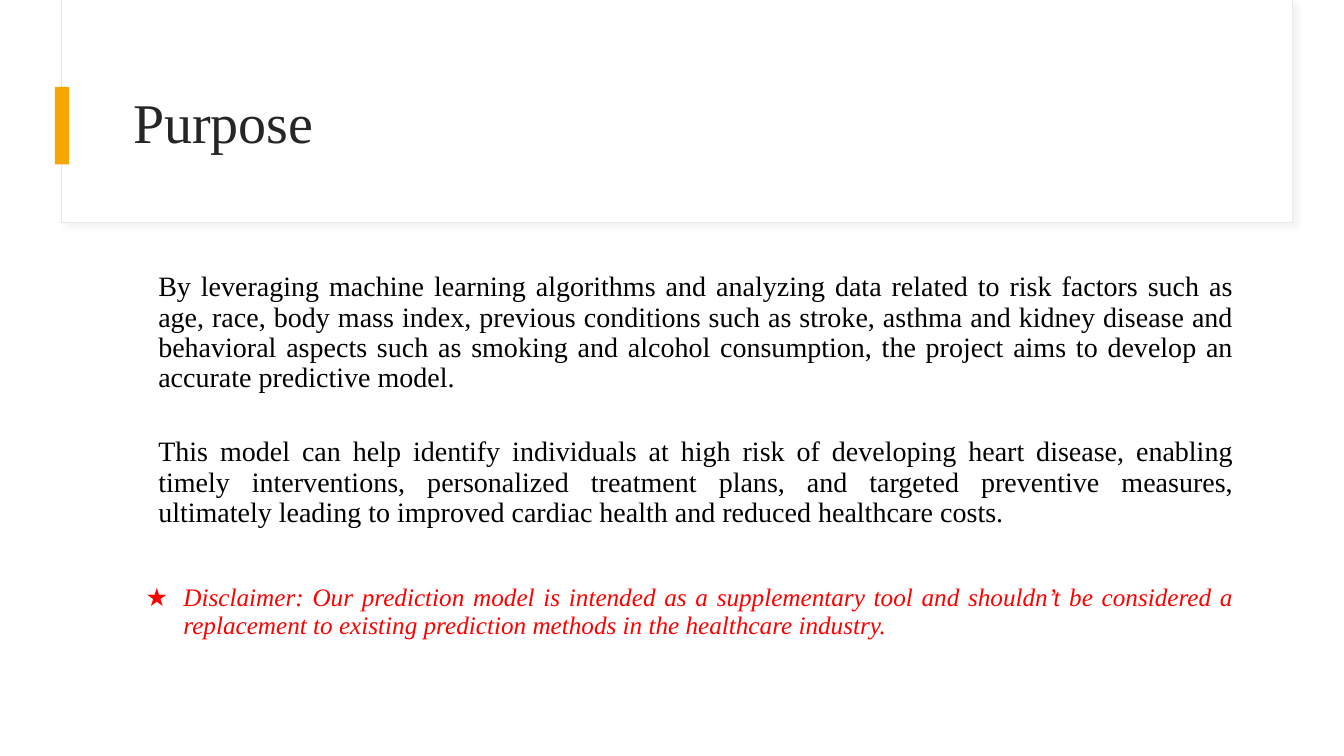
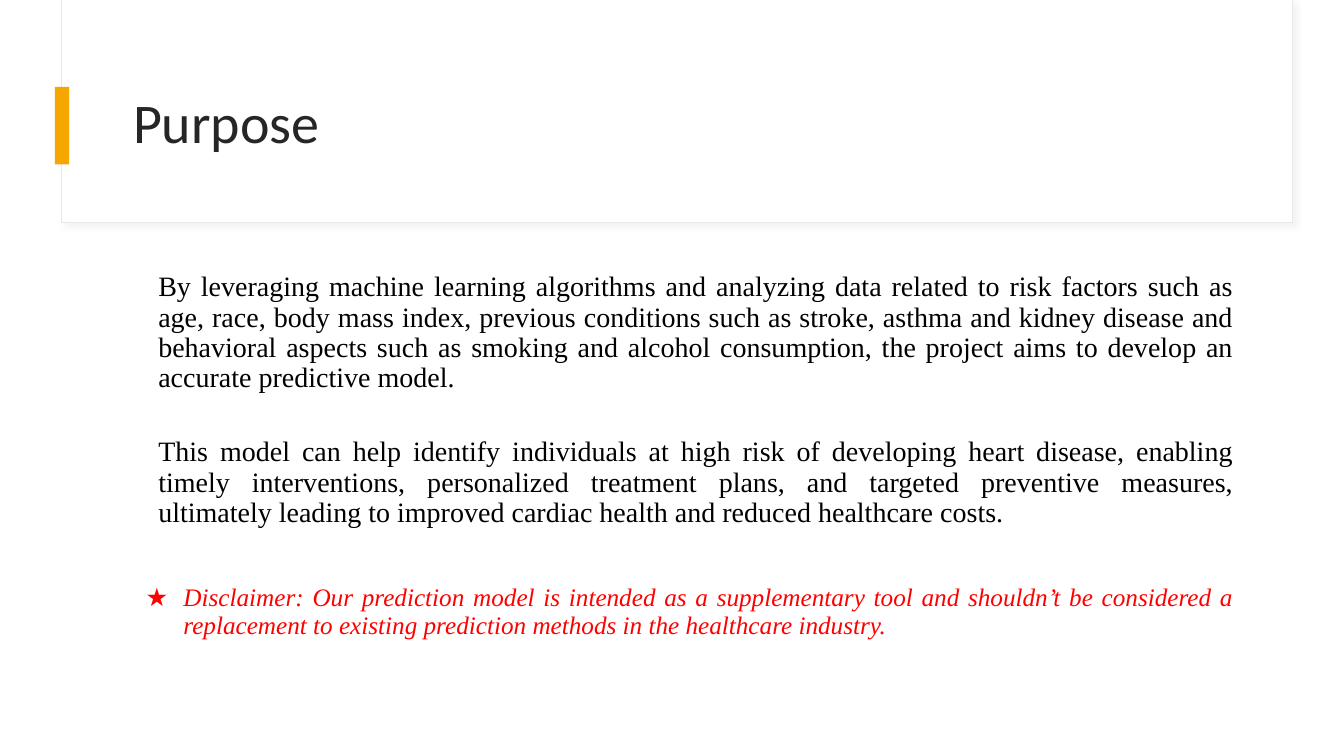
Before and after one commit to gustavo-cupertino/project-4-group-6, a slide deck: slide 3 of Project Presentation.pptx. Drawn at 1344x756 pixels with LibreOffice and Linux fonts; fonts in the diff are those of the drawing. Boxes give left, top, right and bottom in pixels: in the first picture for what was removed or moved away, otherwise in the second. Text is boxed around its words. In the diff, an @@ line names an element or a change of style, - is before the commit and + after.

```diff
--- a/Project Presentation.pptx
+++ b/Project Presentation.pptx
@@ title "Purpose" at (133,107,319,152): font Times New Roman to Calibri @@
```
Also in this commit, not shown: 12 other slides changed, 2 slides added, 2 slides removed.
